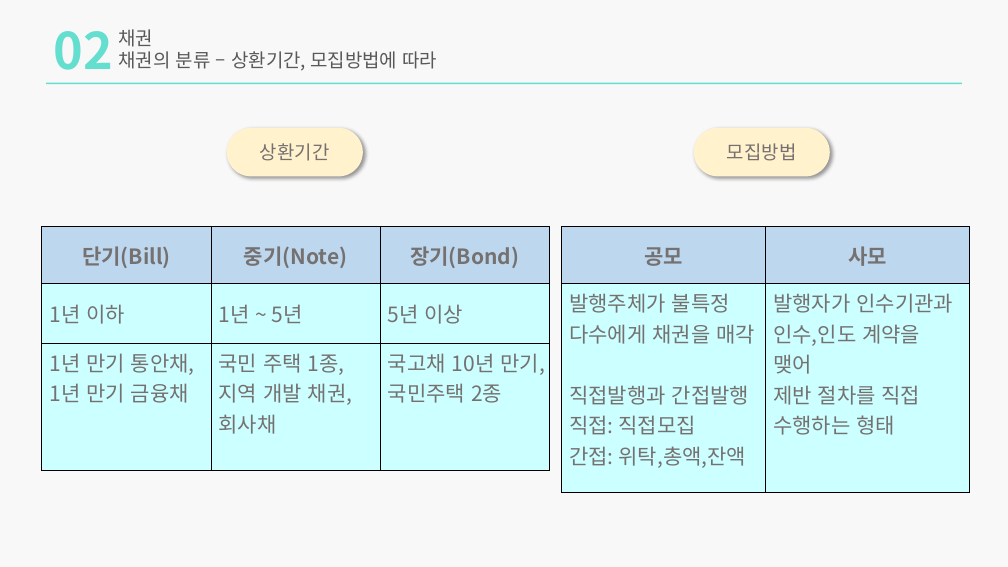
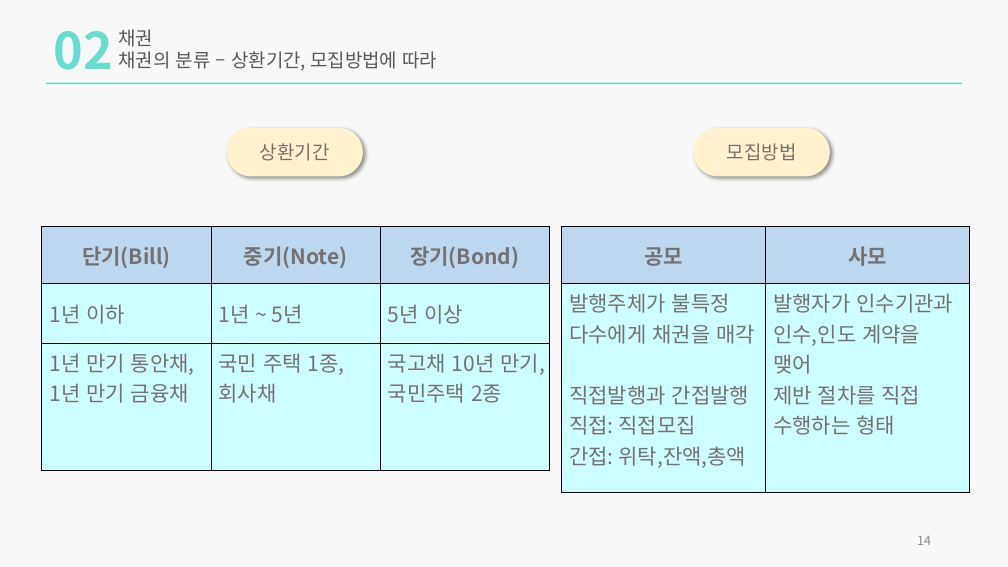
Before and after one commit to zndrke/Financial-Product, a slide deck: slide 14 of 금리채권/금리,채권,FRN.pptx (slide 13 before the commit). Drawn at 1008x567 pixels with LibreOffice and Linux fonts; fonts in the diff are those of the drawing. Boxes give left, top, right and bottom in pixels: in the first picture for what was removed or moved away, otherwise in the second. Text is boxed around its words. In the diff, an @@ line names an element or a change of style, - is before the commit and + after.

```diff
--- a/금리채권/금리,채권,FRN.pptx
+++ b/금리채권/금리,채권,FRN.pptx
@@ table at (42,227,550,470) @@
-row 3, column 2: 국민 주택 1종, / 지역 개발 채권, / 회사채
+row 3, column 2: 국민 주택 1종, / 회사채
@@ table at (562,227,970,472) @@
-row 2, column 1: 발행주체가 불특정 / 다수에게 채권을 매각 / 직접발행과 간접발행 / 직접: 직접모집 / 간접: 위탁,총액,잔액
+row 2, column 1: 발행주체가 불특정 / 다수에게 채권을 매각 / 직접발행과 간접발행 / 직접: 직접모집 / 간접: 위탁,잔액,총액
@@ page number added at (917,536,931,545), 12 pt, text #8C8C8C @@
+14
```
Also in this commit, not shown: 19 other slides changed, 3 slides added, 2 slides removed, 4 other files.
